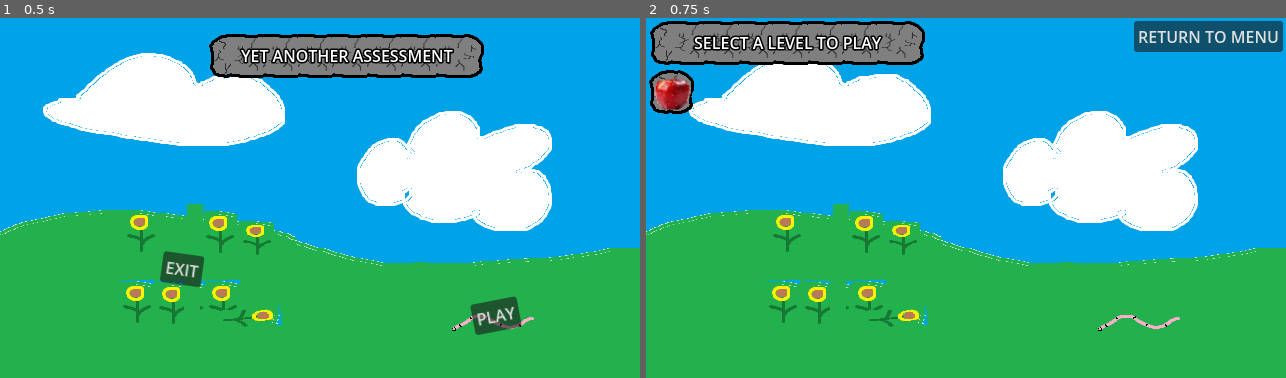
Above: before the commit, frames 1-2 (left to right).
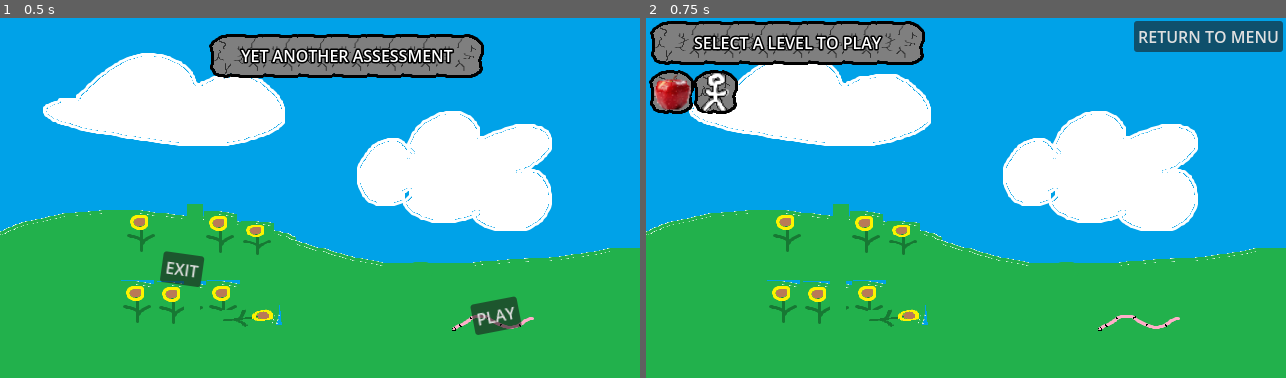
Above: after the commit, the same moments.

Repository: BanaCubed/Yet-Another-Assessment
Game: Godot game, scene res://scenes/main_menu.tscn
Same seed, same stepped clock (60 frames per second), same inputs: the game is played once before the commit and once after it.
Inputs:
- Up to frame 1 (0.5 s): no input
- Up to frame 2 (0.75 s): click "PLAY" at 0.5 s

Frame 1 is identical in both runs. In frame 2, 0.7% of the frame differs, in the area x 7-15%, y 14-27%.

Commit message:
feat: QoL features

Diff:
--- a/resources/levels/level_001.tres
+++ b/resources/levels/level_001.tres
@@ -27,8 +27,8 @@
 script = ExtResource("2_tp5ye")
 dimensions = Vector2i(3, 3)
 background = ExtResource("1_tp5ye")
-entities = Array[ExtResource("1_saulk")]([SubResource("Resource_mtmhb"), SubResource("Resource_qhhqd")])
-name = &"APPLES ARE TASTY"
+entities = Array[ExtResource("1_saulk")]([SubResource("Resource_mtmhb"), SubResource("Resource_82dld")])
+name = &"APPLES ARE FOOD"
 number = 1
 sprite = ExtResource("8_sq1sq")
 metadata/_custom_type_script = "uid://bt2wenhrv0k8w"
--- /dev/null
+++ b/resources/levels/level_002.tres
@@ -0,0 +1,47 @@
+[gd_resource type="Resource" script_class="LevelData" format=3 uid="uid://dsrvn8ch6ttnu"]
+
+[ext_resource type="Texture2D" uid="uid://cck8mpd8366ce" path="res://sprites/background_default.png" id="1_rvm34"]
+[ext_resource type="Script" uid="uid://dq4lpkdncutpi" path="res://scripts/entities/entity_data.gd" id="1_u5c7q"]
+[ext_resource type="Script" uid="uid://bt2wenhrv0k8w" path="res://scripts/levels/level_data.gd" id="2_h3vek"]
+[ext_resource type="Resource" uid="uid://lvnjrefjcuvt" path="res://resources/entities/person.tres" id="3_t8ctx"]
+[ext_resource type="Resource" uid="uid://c4pt0rgt1kgqq" path="res://resources/entities/fruit.tres" id="4_dmvbv"]
+[ext_resource type="Texture2D" uid="uid://df318cm7y50fv" path="res://sprites/entities/person.png" id="6_royei"]
+
+[sub_resource type="Resource" id="Resource_rvm34"]
+resource_local_to_scene = true
+script = ExtResource("1_u5c7q")
+type = ExtResource("3_t8ctx")
+state = 1
+metadata/_custom_type_script = "uid://dq4lpkdncutpi"
+
+[sub_resource type="Resource" id="Resource_t8ctx"]
+resource_local_to_scene = true
+script = ExtResource("1_u5c7q")
+type = ExtResource("3_t8ctx")
+position = Vector2i(2, 0)
+state = 1
+metadata/_custom_type_script = "uid://dq4lpkdncutpi"
+
+[sub_resource type="Resource" id="Resource_dmvbv"]
+script = ExtResource("1_u5c7q")
+type = ExtResource("4_dmvbv")
+position = Vector2i(1, 1)
+state = -4
+metadata/_custom_type_script = "uid://dq4lpkdncutpi"
+
+[sub_resource type="Resource" id="Resource_royei"]
+script = ExtResource("1_u5c7q")
+type = ExtResource("4_dmvbv")
+position = Vector2i(1, 2)
+state = -4
+metadata/_custom_type_script = "uid://dq4lpkdncutpi"
+
+[resource]
+script = ExtResource("2_h3vek")
+dimensions = Vector2i(3, 3)
+background = ExtResource("1_rvm34")
+entities = Array[ExtResource("1_u5c7q")]([SubResource("Resource_rvm34"), SubResource("Resource_t8ctx"), SubResource("Resource_dmvbv"), SubResource("Resource_royei")])
+name = &"EQUITY"
+number = 2
+sprite = ExtResource("6_royei")
+metadata/_custom_type_script = "uid://bt2wenhrv0k8w"
--- a/scenes/level.tscn
+++ b/scenes/level.tscn
@@ -136,6 +136,24 @@
 offset_bottom = -167.0
 grow_vertical = 1
 
+[node name="RestartButton" type="Button" parent="." unique_id=1917309174]
+layout_mode = 0
+offset_left = 358.0
+offset_top = 3.0
+offset_right = 433.0
+offset_bottom = 34.0
+text = "RESTART"
+
+[node name="EscapeButton" type="Button" parent="." unique_id=1633191354]
+layout_mode = 0
+offset_left = 438.0
+offset_top = 2.0
+offset_right = 513.0
+offset_bottom = 33.0
+text = "BACK TO MENU"
+
 [connection signal="selected" from="Grid/GridRow/GridTile" to="." method="_on_grid_tile_selected"]
 [connection signal="pressed" from="ActionsBar/MoveAbilityButton" to="." method="_on_move_ability_button_pressed"]
 [connection signal="dismissed" from="WinAlert" to="." method="_on_win_alert_dismissed"]
+[connection signal="pressed" from="RestartButton" to="." method="_on_restart_button_pressed"]
+[connection signal="pressed" from="EscapeButton" to="." method="_on_escape_button_pressed"]
--- a/scenes/level_select.tscn
+++ b/scenes/level_select.tscn
@@ -5,6 +5,7 @@
 [ext_resource type="Script" uid="uid://b5k11kesysu52" path="res://scripts/levels/level_select.gd" id="1_rif6e"]
 [ext_resource type="Script" uid="uid://bt2wenhrv0k8w" path="res://scripts/levels/level_data.gd" id="2_r77uv"]
 [ext_resource type="Resource" uid="uid://m4p63jpptfxt" path="res://resources/levels/level_001.tres" id="3_4nqmc"]
+[ext_resource type="Resource" uid="uid://dsrvn8ch6ttnu" path="res://resources/levels/level_002.tres" id="4_4nqmc"]
 [ext_resource type="PackedScene" uid="uid://ba1bog560kpot" path="res://scenes/elements/level_select_entry.tscn" id="4_chg43"]
 
 [sub_resource type="LabelSettings" id="LabelSettings_2epne"]
@@ -19,7 +20,7 @@
 grow_horizontal = 2
 grow_vertical = 2
 script = ExtResource("1_rif6e")
-levelpack = Array[ExtResource("2_r77uv")]([ExtResource("3_4nqmc")])
+levelpack = Array[ExtResource("2_r77uv")]([ExtResource("3_4nqmc"), ExtResource("4_4nqmc")])
 
 [node name="TitleContainer" type="Panel" parent="." unique_id=911336971]
 custom_minimum_size = Vector2(270, 40)
--- a/scripts/entity.gd
+++ b/scripts/entity.gd
@@ -60,11 +60,11 @@
 		States.SPOILS_IN_3:
 			return "SPOILS IN: 3 MOVES"
 		States.SPOILS_IN_4:
-			return "SPOILS IN: 4 MOVE"
+			return "SPOILS IN: 4 MOVES"
 		States.SPOILS_IN_5:
 			return "SPOILS IN: 5 MOVES"
 		States.SPOILS_IN_6:
-			return "SPOILS IN: 6 MOVE"
+			return "SPOILS IN: 6 MOVES"
 		States.SPOILS_IN_7:
 			return "SPOILS IN: 7 MOVES"
 		States.SPOILS_IN_8:
--- a/scripts/levels/level.gd
+++ b/scripts/levels/level.gd
@@ -116,6 +116,15 @@
 	for tile in legal_tiles:
 		var target_node: GridTile = get_node("Grid/GridRow%s/GridTile%s" % [tile.y, tile.x])
 		target_node.set_action_indicator(load("res://sprites/icon_move.png"))
+
+
+func _on_restart_button_pressed() -> void:
+	level_moves = 0
+	entity_data = level_data.duplicate_deep().entities
+	selected_coordinates = Vector2i(-1, -1)
+	selected_entity = null
+	$TurnCounter.text = "%s MOVES" % level_moves
+	update_actions_bar()
 #endregion
 
 
@@ -247,9 +256,7 @@
 		if (
 			entity.state == Entity.States.HUNGRY or
 			entity.state == Entity.States.SPOILED or
-			entity.state == Entity.States.SPOILS_IN_1 or
-			entity.state == Entity.States.SPOILS_IN_2 or
-			entity.state == Entity.States.SPOILS_IN_3
+			entity.state < 0
 		):
 			condition = false
 	return condition
@@ -273,4 +280,8 @@
 
 func _on_win_alert_dismissed() -> void:
 	get_tree().change_scene_to_packed(load("res://scenes/level_select.tscn"))
-#endregion
+
+
+func _on_escape_button_pressed() -> void:
+	get_tree().change_scene_to_packed(load("res://scenes/level_select.tscn"))
+#endregion
--- a/scripts/levels/level_select.gd
+++ b/scripts/levels/level_select.gd
@@ -20,12 +20,16 @@
 		entry.level_data = level
 		$ScrollContainer/LevelFlowContainer.add_child(entry)
 		level.resource_local_to_scene = true
+	$ScrollContainer/LevelFlowContainer.remove_child($ScrollContainer/LevelFlowContainer/LevelSelectEntry)
 
 
 func _on_level_select_entry_selected(data: LevelData) -> void:
 	selected_level = data
 	$SelectButton.visible = true
 	$TitleContainer/TitleLabel.text = data.name
+	for entry: LevelSelectEntry in $ScrollContainer/LevelFlowContainer.get_children():
+		if entry.level_data != data:
+			entry.deselect()
 
 
 func _on_select_button_pressed() -> void:
--- a/scripts/levels/level_select_entry.gd
+++ b/scripts/levels/level_select_entry.gd
@@ -37,3 +37,11 @@
 	tween_panel.tween_property($Panel, ^"rotation", PI / 4.05, 0.4)
 
 	selected.emit(level_data)
+
+## Deselects this level within the level select screen.
+func deselect() -> void:
+	if tween_panel:
+		tween_panel.kill()
+	tween_panel = create_tween()
+	tween_panel.set_trans(Tween.TRANS_EXPO)
+	tween_panel.tween_property($Panel, ^"rotation", 0.0, 0.4)
Not shown: 1 places in resources/levels/level_001.tres that only renumber resources
